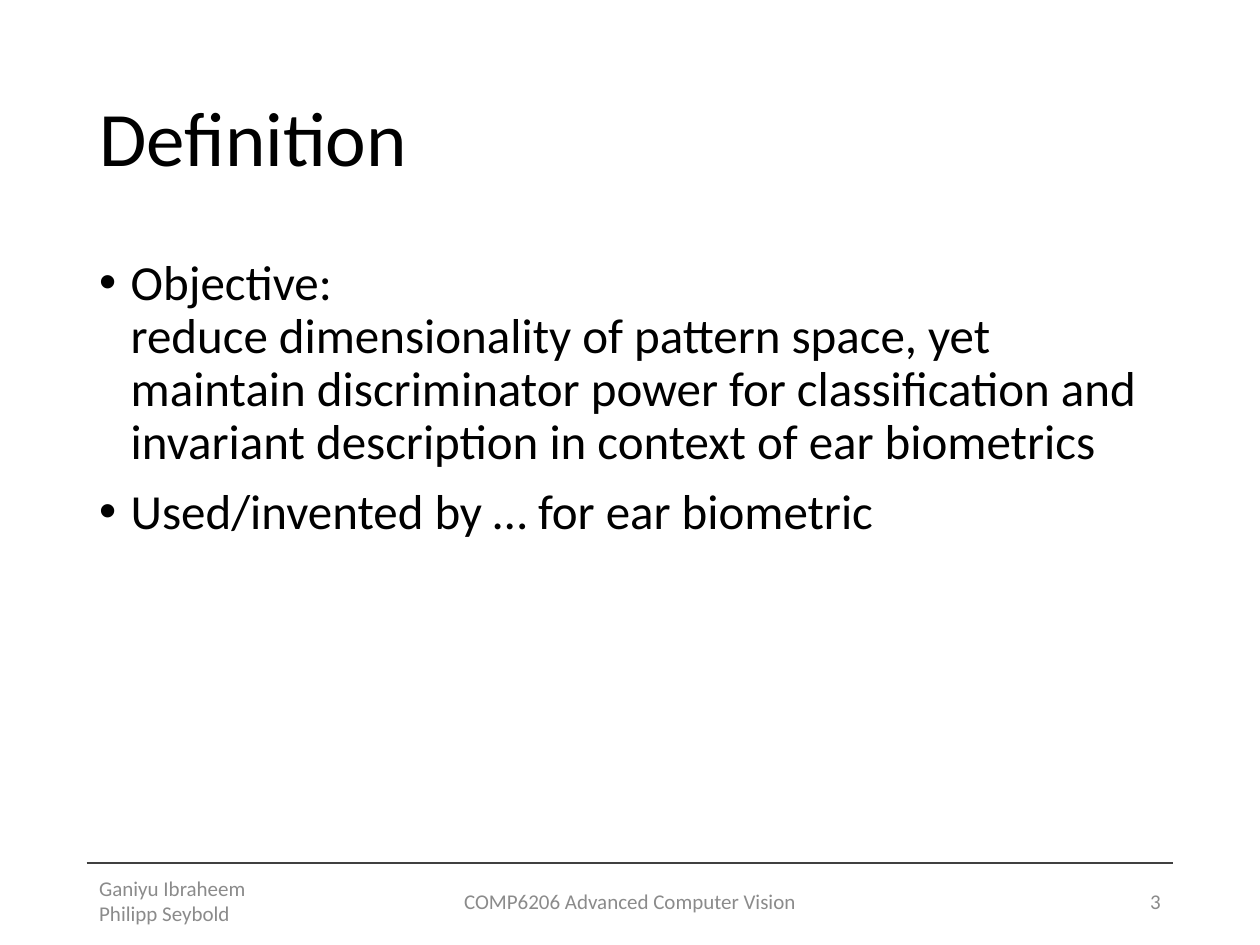
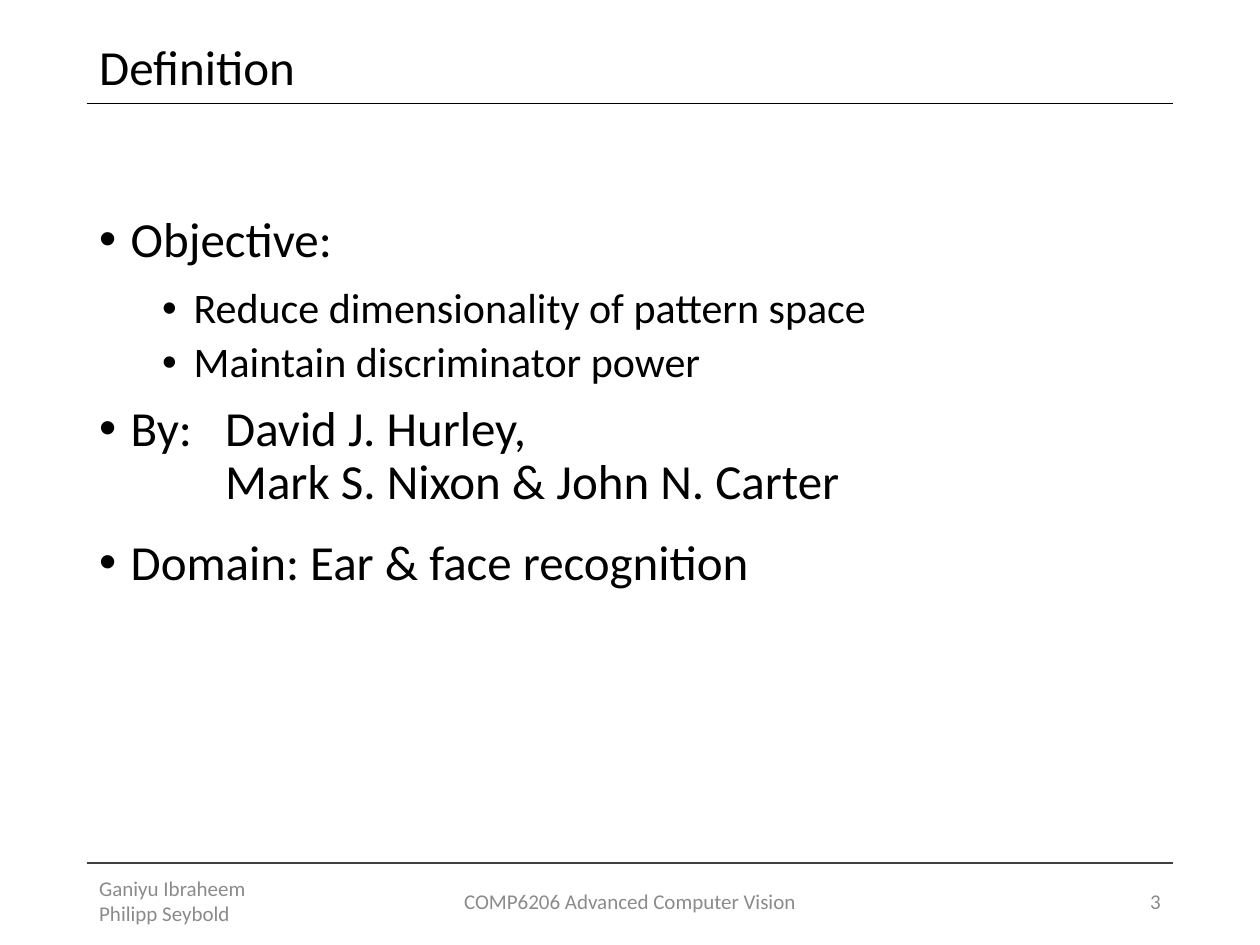
Before and after one commit to Lxrd-AJ/ForceFieldTransforms, a slide deck: slide 3 of Force Field Transformation.pptx. Drawn at 1260x945 pixels with LibreOffice and Linux fonts; fonts in the diff are those of the drawing. Boxes give left, top, right and bottom in pixels: in the first picture for what was removed or moved away, otherwise in the second. Text is boxed around its words. In the diff, an @@ line names an element or a change of style, - is before the commit and + after.

```diff
--- a/Force Field Transformation.pptx
+++ b/Force Field Transformation.pptx
@@ title "Definition": place and size @@
-title "Definition" at <box>99,112,407,167</box>
+title "Definition" at <box>99,51,295,86</box>
@@ title "Definition" at <box>99,51,295,86</box>: size 44 to 28 pt @@
@@ line added from (87, 103) to (1173, 103), #000000 1 pt @@
@@ text at <box>131,223,866,589</box>: text changed @@
-• Objective:
-  reduce dimensionality of pattern space, yet maintain discriminator power for classification and invariant description in context of ear biometrics
-• Used/invented by … for ear biometric
+• Objective:
+  • Reduce dimensionality of pattern space
+  • Maintain discriminator power
+• By: David J. Hurley,
+  Mark S. Nixon & John N. Carter
+• Domain: Ear & face recognition
```
Also in this commit, not shown: 9 other slides changed, 2 slides added.
